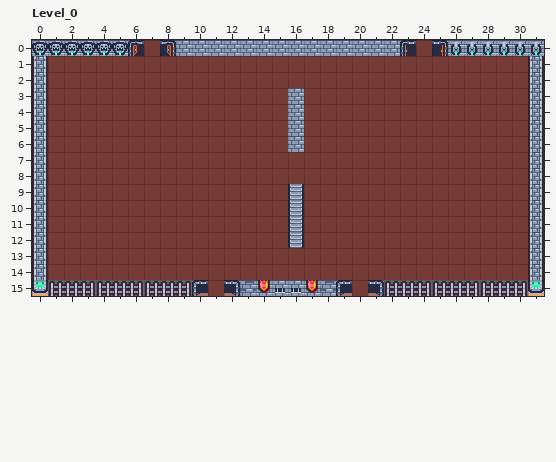
A LDtk project gets an edit: Final_Project/level.ldtk. Above is the file before it was changed.
Cells are 16x16 px. Shown: Level_0 x 0..31, y 0..15.
The same view after the edit:
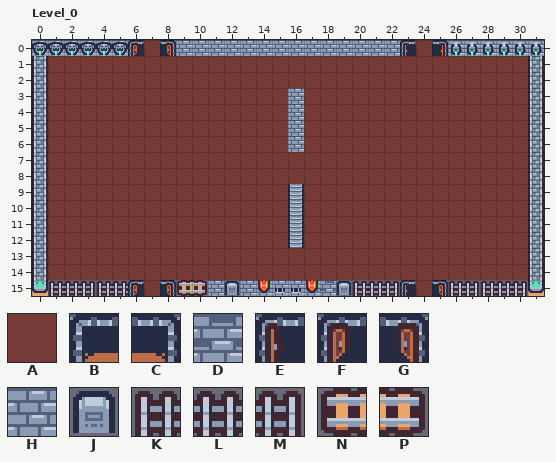
Key: from "Tilemap_packed": A 0, B 10, C 11, D 14, E 22, F 34, G 35, H 40, J 65, K 76, L 77, M 78, N 79, P 80.
_ is an empty cell.
Difference:
Layer "Tiles":
y 15: x 6..13 MKLMBACD -> FAGNPHJH; x 19..26 BACKLMKL -> JKLMEAGK
Where, in picture pixels (left, top, right, bottom), the same in both pictures:
changed: (128, 280, 256, 296)
changed: (336, 280, 451, 296)
